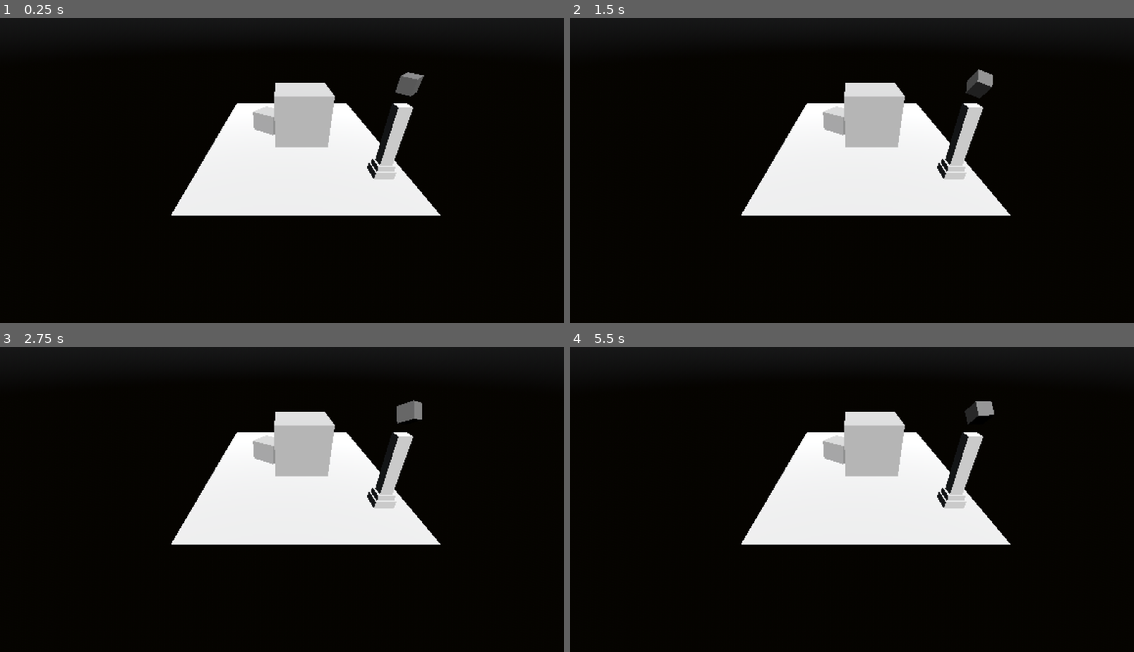
Above: before the commit, frames 1-4 (two rows, left to right).
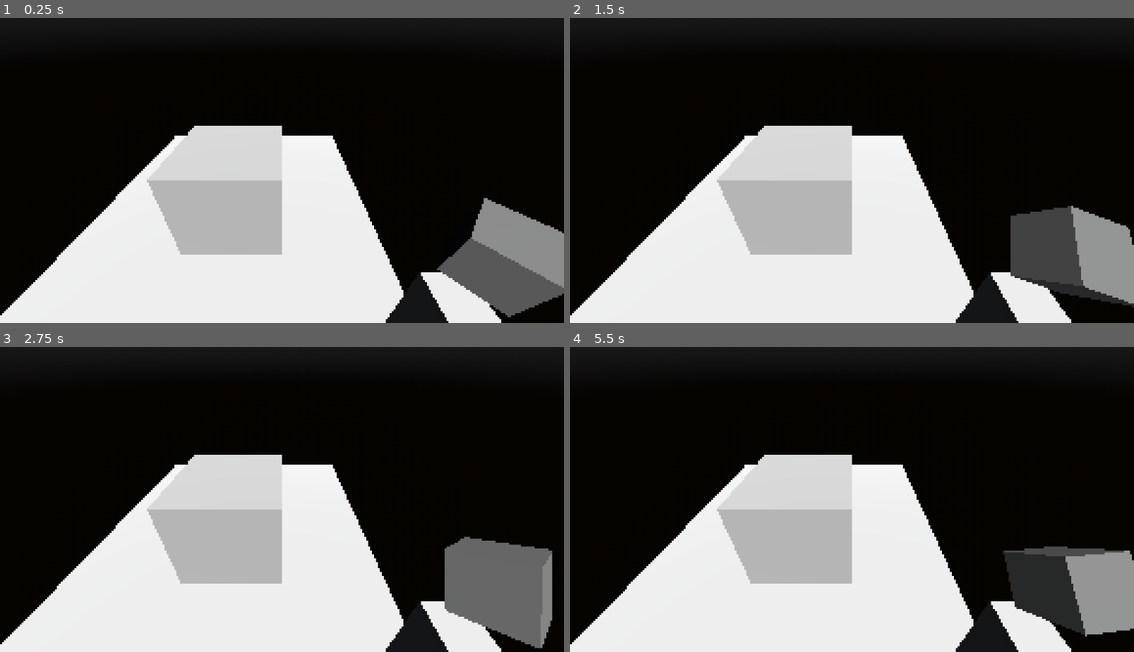
Above: after the commit, the same moments.

Repository: Numbers-Group/CODENAME-SPMC
Game: Godot game, scene res://Scenes/Levels/CubesSpin.tscn
Same seed, same stepped clock (60 frames per second), same inputs: the game is played once before the commit and once after it.
Inputs:
- Up to frame 1 (0.25 s): no input
- Up to frame 2 (1.5 s): no input
- Up to frame 3 (2.75 s): no input
- Up to frame 4 (5.5 s): no input

The runs differ from the first frame. In frame 1, 42% of the frame differs, in the area x 0-100%, y 17-100%; in frame 2, 42%, in the area x 0-100%, y 16-100%; in frame 3, 42%; in frame 4, 42%.

Commit message:
save

Diff:
--- a/Scenes/Levels/CubesSpin.tscn
+++ b/Scenes/Levels/CubesSpin.tscn
@@ -43,11 +43,11 @@
 grow_horizontal = 2
 grow_vertical = 2
 stretch = true
-stretch_shrink = 2
+stretch_shrink = 4
 
 [node name="SubViewport" type="SubViewport" parent="SubViewportContainer"]
 handle_input_locally = false
-size = Vector2i(576, 324)
+size = Vector2i(288, 162)
 render_target_update_mode = 4
 
 [node name="Level" type="Node3D" parent="SubViewportContainer/SubViewport"]
@@ -70,7 +70,7 @@
 transform = Transform3D(0.3, 0, 0, 0, 0.3, 0, 0, 0, 0.3, 2.48149, -0.809093, 2.6966)
 
 [node name="Camera3D" type="Camera3D" parent="SubViewportContainer/SubViewport"]
-transform = Transform3D(1, 0, 0, 0, 0.830441, 0.557107, 0, -0.557107, 0.830441, -0.57847, 2.91125, 7.90555)
+transform = Transform3D(1, 0, 0, 0, 0.830441, 0.557107, 0, -0.557107, 0.830441, 1.17651, 2.91125, 3.42804)
 size = 0.1
 script = ExtResource("3_4w2p4")
 
--- /dev/null
+++ b/Scenes/Levels/MagicPolygonLevel.tscn
@@ -0,0 +1,75 @@
+[gd_scene load_steps=11 format=3 uid="uid://2eeegp7vnx5y"]
+
+[ext_resource type="Script" path="res://Scripts/cube_spin.gd" id="1_su6uc"]
+[ext_resource type="PackedScene" uid="uid://qwk1d1ptpbfw" path="res://Assets/Levels/MagicPolygonLevel.glb" id="2_utuvh"]
+[ext_resource type="Script" path="res://Scripts/CameraController.gd" id="3_46fui"]
+[ext_resource type="Shader" path="res://Shaders/Outline.gdshader" id="4_lv37i"]
+
+[sub_resource type="ShaderMaterial" id="ShaderMaterial_rr8w8"]
+
+[sub_resource type="PhysicalSkyMaterial" id="PhysicalSkyMaterial_hd28u"]
+
+[sub_resource type="Sky" id="Sky_kfsek"]
+sky_material = SubResource("PhysicalSkyMaterial_hd28u")
+
+[sub_resource type="Environment" id="Environment_3881v"]
+background_mode = 2
+sky = SubResource("Sky_kfsek")
+
+[sub_resource type="ShaderMaterial" id="ShaderMaterial_78tk2"]
+render_priority = 0
+shader = ExtResource("4_lv37i")
+shader_parameter/depth_threshold = 0.05
+shader_parameter/reverse_depth_threshold = 0.25
+shader_parameter/normal_threshold = 0.6
+shader_parameter/darken_amount = 0.3
+shader_parameter/lighten_amount = 1.5
+shader_parameter/normal_edge_bias = Vector3(1, 1, 1)
+shader_parameter/light_direction = Vector3(-0.96, -0.18, 0.2)
+
+[sub_resource type="QuadMesh" id="QuadMesh_7cdhm"]
+material = SubResource("ShaderMaterial_78tk2")
+flip_faces = true
+size = Vector2(2, 2)
+
+[node name="MagicPolygonLevel" type="Node3D"]
+
+[node name="SubViewportContainer" type="SubViewportContainer" parent="."]
+texture_filter = 1
+anchors_preset = 15
+anchor_right = 1.0
+anchor_bottom = 1.0
+grow_horizontal = 2
+grow_vertical = 2
+stretch = true
+stretch_shrink = 3
+
+[node name="SubViewport" type="SubViewport" parent="SubViewportContainer"]
+handle_input_locally = false
+size = Vector2i(384, 216)
+render_target_update_mode = 4
+
+[node name="Level" type="Node3D" parent="SubViewportContainer/SubViewport"]
+
+[node name="CSGBox3D" type="CSGBox3D" parent="SubViewportContainer/SubViewport/Level"]
+transform = Transform3D(0.286309, -0.00270788, 0.207052, 0.00184064, 0.357617, 0.00194246, -0.227573, -0.000514319, 0.260507, 0.496493, 2.31505, 4.28783)
+size = Vector3(1, 0.978394, 1)
+material = SubResource("ShaderMaterial_rr8w8")
+script = ExtResource("1_su6uc")
+
+[node name="WorldEnvironment" type="WorldEnvironment" parent="SubViewportContainer/SubViewport/Level"]
+environment = SubResource("Environment_3881v")
+
+[node name="DirectionalLight3D" type="DirectionalLight3D" parent="SubViewportContainer/SubViewport/Level"]
+transform = Transform3D(0.999999, 0.0011602, -0.000792923, 6.48296e-06, 0.560432, 0.8282, 0.00140526, -0.828199, 0.560432, 0, 3.16126, 3.75615)
+
+[node name="MagicPolygonLevel" parent="SubViewportContainer/SubViewport/Level" instance=ExtResource("2_utuvh")]
+transform = Transform3D(0.291624, 0, 0, 0, 0.291624, 0, 0, 0, 0.291624, 0.430471, 0, 4.28536)
+
+[node name="Camera3D" type="Camera3D" parent="SubViewportContainer/SubViewport"]
+transform = Transform3D(1, 0, 0, 0, 0.830441, 0.557107, 0, -0.557107, 0.830441, -0.57847, 2.91125, 7.90555)
+size = 0.1
+script = ExtResource("3_46fui")
+
+[node name="PostProcessing" type="MeshInstance3D" parent="SubViewportContainer/SubViewport"]
+mesh = SubResource("QuadMesh_7cdhm")
Binary file added: Assets/Levels/MagicPolygonLevel.glb
Not shown, added: Assets/Levels/MagicPolygonLevel.glb.import
Not shown: 2 places in Scenes/Levels/CubesSpin.tscn that only renumber resources
Not shown, added: Assets/Blender/MagicLevel.blend
